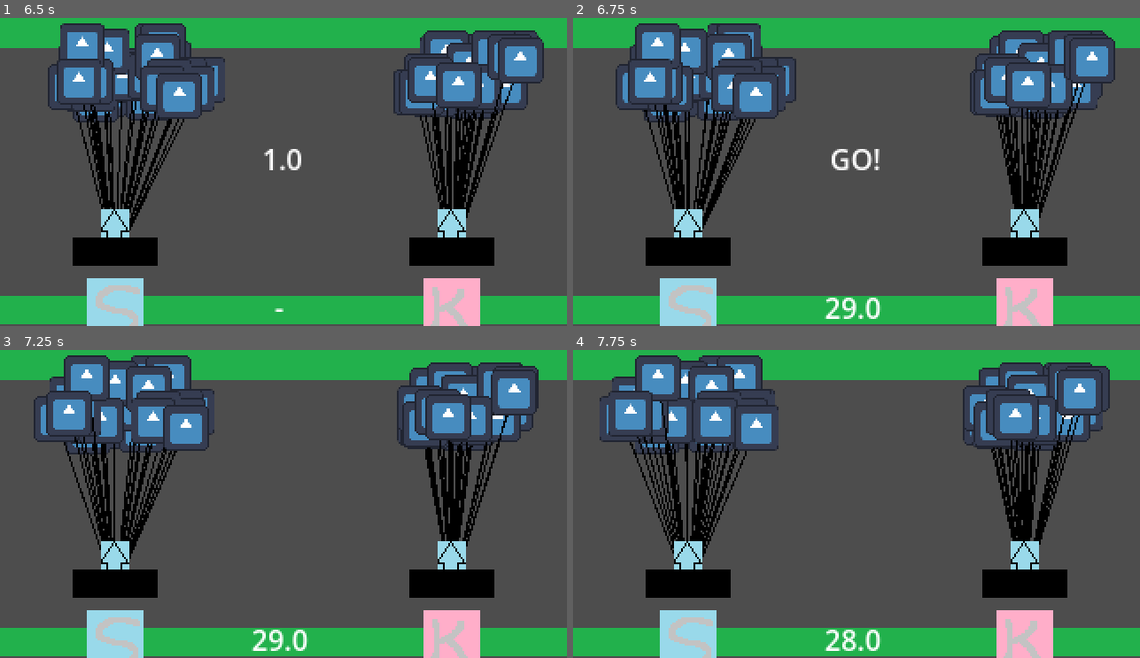
Above: before the commit, frames 1-4 (two rows, left to right).
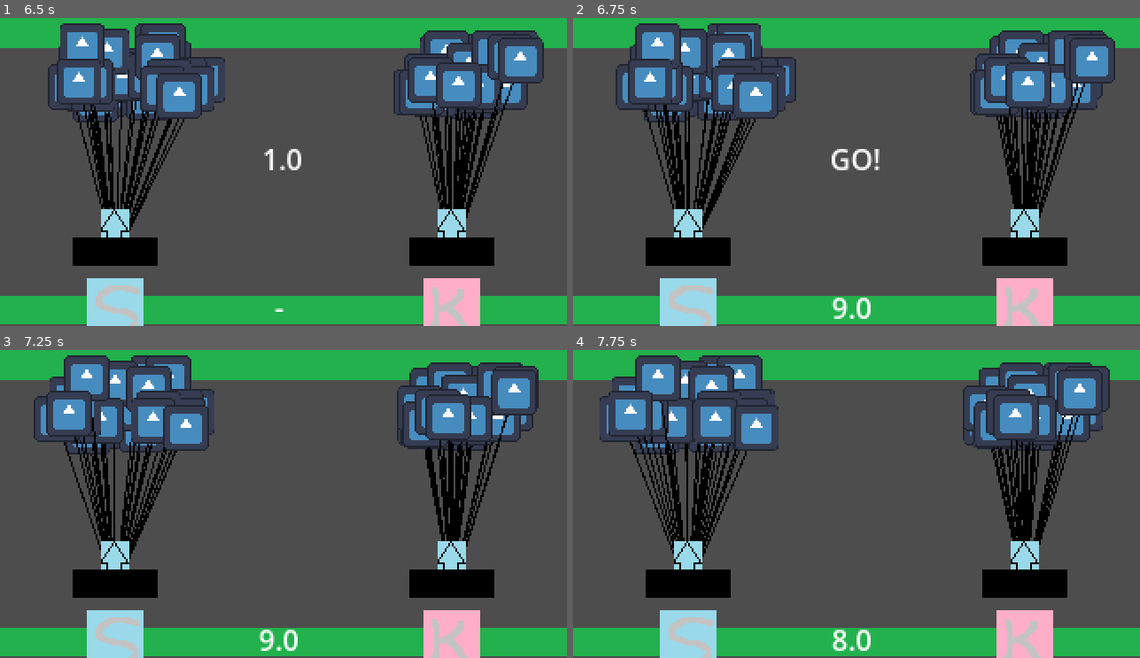
Above: after the commit, the same moments.

Repository: kevinesaa/balloons-wars
Game: Godot game, scene res://levels/level.tscn
Two runs of this game, one before a commit and one after it. Both use one fixed random seed, a clock stepped at 60 frames per second and the inputs below. The engine's default icon, where the game draws it, is replaced by a stand-in: a white triangle on a blue panel in a dark square.
Inputs:
- Up to frame 1 (6.5 s): tap S (player_one) at 0.6, 1.55, 2.1, 3.05, 4.35, 5.85 s; tap K (player_two) at 0.8, 1.35, 2.3, 2.85, 3.8, 5.1 s; tap Space (start_game) at 3.6 s
- Up to frame 2 (6.75 s): tap K (player_two) at 6.6 s
- Up to frame 3 (7.25 s): no input
- Up to frame 4 (7.75 s): tap Space (start_game) at 7.35 s; tap S (player_one) at 7.55 s

Frame 1 is identical in both runs. In frame 2, 0.4% of the frame differs, in the area x 44-55%, y 90-98%; in frame 3, 0.4%; in frame 4, 0.4%.

Commit message:
moving finish game

Diff:
--- a/entities/player.tscn
+++ b/entities/player.tscn
@@ -1,10 +1,12 @@
-[gd_scene load_steps=4 format=3 uid="uid://bd5g1kc2umaeo"]
+[gd_scene load_steps=5 format=3 uid="uid://bd5g1kc2umaeo"]
 
 [ext_resource type="Texture2D" uid="uid://b6r3ipo7mwrkw" path="res://sprites/character-player-one/character-up.png" id="1_8rojy"]
 [ext_resource type="Script" uid="uid://bldxhbqmwtygv" path="res://scripts/balloon_manager.gd" id="1_e4p34"]
+[ext_resource type="Script" uid="uid://bqwn5figgfakw" path="res://scripts/Player.gd" id="1_rfe5m"]
 [ext_resource type="Texture2D" uid="uid://bdcpcjbl23oh4" path="res://sprites/basket.png" id="2_b0kkn"]
 
 [node name="Player" type="Node2D"]
+script = ExtResource("1_rfe5m")
 
 [node name="Ballon" type="Node2D" parent="."]
 script = ExtResource("1_e4p34")
--- a/levels/level.tscn
+++ b/levels/level.tscn
@@ -1,9 +1,10 @@
-[gd_scene load_steps=9 format=3 uid="uid://c3ddmni6dpr30"]
+[gd_scene load_steps=10 format=3 uid="uid://c3ddmni6dpr30"]
 
 [ext_resource type="Script" uid="uid://lrqiv0orm7ym" path="res://scripts/input_manager.gd" id="1_eg28h"]
 [ext_resource type="Script" uid="uid://dsk5fnvixn35f" path="res://scripts/gameplayManager.gd" id="1_gjl0y"]
 [ext_resource type="Texture2D" uid="uid://vp0gaqd3plfl" path="res://sprites/ground.png" id="1_mmh4m"]
 [ext_resource type="Script" uid="uid://brj51lhlm4jec" path="res://scripts/startGameTimerListener.gd" id="2_cwqvt"]
+[ext_resource type="Script" uid="uid://c1avbayhqv720" path="res://scripts/cameraFollow.gd" id="2_d5x7l"]
 [ext_resource type="Script" uid="uid://dajjc74u20g0n" path="res://scripts/game_play_timer.gd" id="4_5mrsh"]
 [ext_resource type="PackedScene" uid="uid://bd5g1kc2umaeo" path="res://entities/player.tscn" id="7_d5x7l"]
 [ext_resource type="Script" uid="uid://738ux40savlu" path="res://scripts/keypressSprite.gd" id="7_vnv7o"]
@@ -13,6 +14,10 @@
 
 [node name="level" type="Node2D"]
 script = ExtResource("1_gjl0y")
+
+[node name="Camera2D" type="Camera2D" parent="."]
+position = Vector2(160, 91)
+script = ExtResource("2_d5x7l")
 
 [node name="inputManager" type="Node2D" parent="."]
 script = ExtResource("1_eg28h")
@@ -38,9 +43,6 @@
 scale = Vector2(1, 1.5)
 texture = ExtResource("1_mmh4m")
 
-[node name="Camera2D" type="Camera2D" parent="."]
-position = Vector2(160, 91)
-
 [node name="startGameTimer" type="Timer" parent="."]
 wait_time = 3.0
 one_shot = true
@@ -55,7 +57,7 @@
 vertical_alignment = 1
 
 [node name="gamePlayTimer" type="Timer" parent="."]
-wait_time = 30.0
+wait_time = 10.0
 one_shot = true
 script = ExtResource("4_5mrsh")
 
--- /dev/null
+++ b/scripts/Player.gd
@@ -0,0 +1,22 @@
+class_name Player
+extends Node
+
+var myName:String
+var baseAltitude:float = 300
+var speed:float = 15
+var moving:bool = false
+
+var altitude:float
+var maxAltitude:float
+
+func _ready() -> void:
+
+	pass
+
+func _process(delta: float) -> void:
+
+	var thisY = self.position.y
+	if(moving && thisY > maxAltitude):
+		print(str(myName,": ","altitude: ",maxAltitude, "current y", thisY  ))
+		var m = delta * speed
+		self.position.y = self.position.y - m
--- /dev/null
+++ b/scripts/cameraFollow.gd
@@ -0,0 +1,12 @@
+class_name CameraFollow
+extends Camera2D
+
+var objectToFollow
+
+func _ready() -> void:
+	pass
+
+func _process(delta: float) -> void:
+
+	if (objectToFollow != null):
+		position.y = objectToFollow.position.y
--- a/scripts/gameplayManager.gd
+++ b/scripts/gameplayManager.gd
@@ -1,27 +1,44 @@
 extends Node
 
 
-var playerOneRecord : int
-var playerTwoRecord : int
+const baseAltitude:float = -300
+const speed:float = 45
+
+
+var playerOneRecord : int = 0
+var playerTwoRecord : int = 0
+
+@onready var player_one: Player = $PlayerOne
+@onready var player_two: Player = $PlayerTwo
+@onready var camera_2d: CameraFollow = $Camera2D
 
 func _ready() -> void:
 	pass
 
-func _process(delta: float) -> void:
-	pass
-
-
 func onPlayerOnePressButtonLister(isPress:bool):
 
 	if(isPress):
-		playerOneRecord = playerOneRecord + 1
+		playerOneRecord = playerOneRecord - 100
 
 
 
 func onPlayerTwoPressButtonLister(isPress:bool):
 
 	if(isPress):
-		playerTwoRecord = playerTwoRecord + 1
+		playerTwoRecord = playerTwoRecord - 100
 
 func onGameFinish():
-	print("el juego ya termino")
+	player_one.myName ="jugador 1"
+	player_one.speed = speed
+	player_one.moving = true
+	player_one.maxAltitude = baseAltitude + playerOneRecord
+
+	player_two.myName ="jugador 2"
+	player_two.speed = speed
+	player_two.moving = true
+	player_two.maxAltitude = baseAltitude + playerTwoRecord
+
+	if(playerOneRecord < playerTwoRecord):
+		camera_2d.objectToFollow = player_one
+	else:
+		camera_2d.objectToFollow = player_two
Not shown, added: scripts/Player.gd.uid
Not shown, added: scripts/cameraFollow.gd.uid
